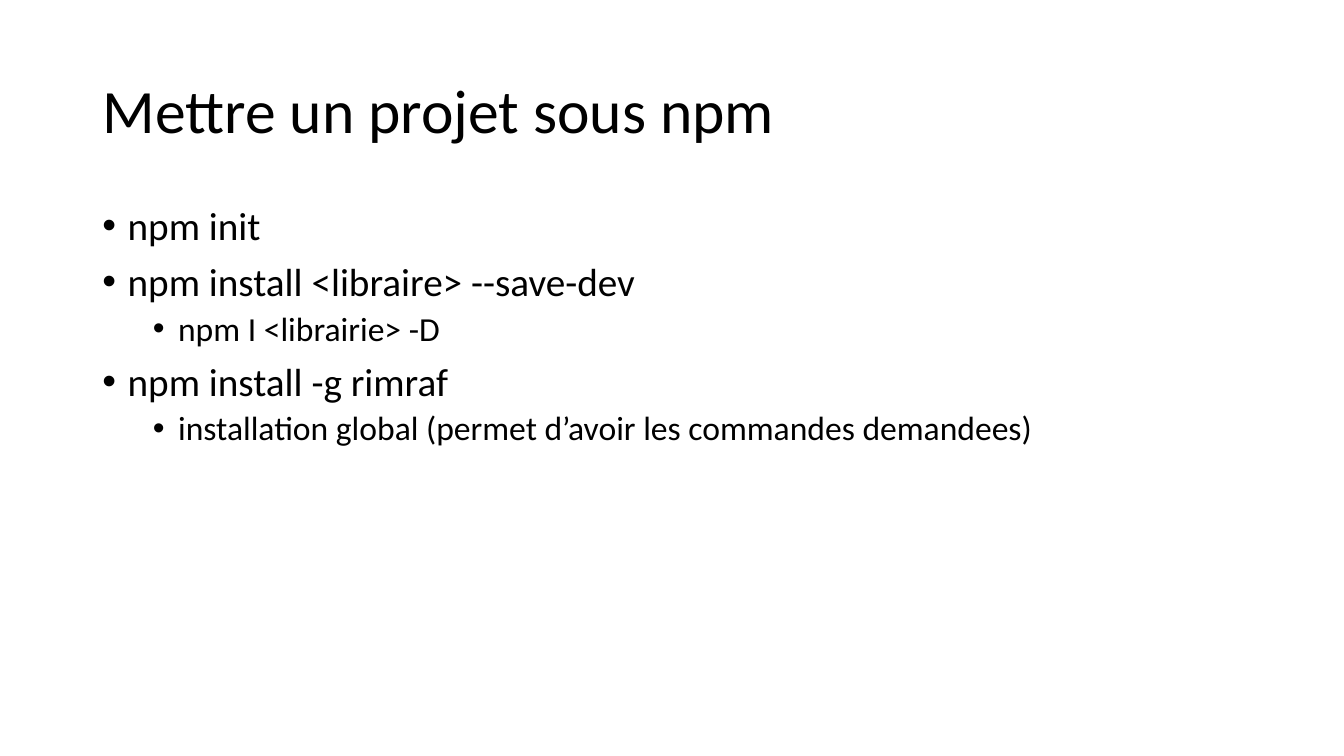
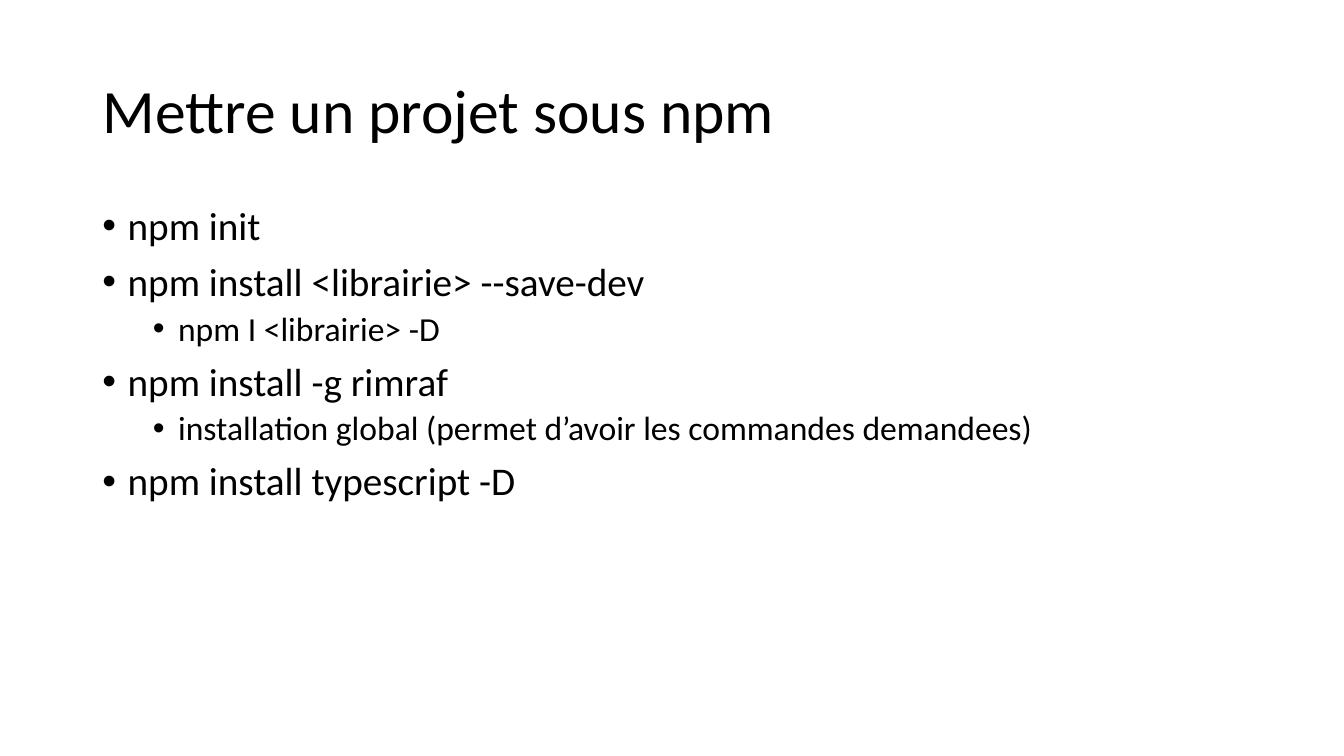
Before and after one commit to jlg-formation/jaocv1-juin-2022, a slide deck: slide 12 of Notes.pptx. Drawn at 1344x756 pixels with LibreOffice and Linux fonts; fonts in the diff are those of the drawing. Boxes give left, top, right and bottom in pixels: in the first picture for what was removed or moved away, otherwise in the second. Text is boxed around its words. In the diff, an @@ line names an element or a change of style, - is before the commit and + after.

Commit message:
doc: added final pptx

```diff
--- a/Notes.pptx
+++ b/Notes.pptx
@@ text at (x1=128, y1=268, x2=645, y2=303): text changed @@
-• npm install <libraire> --save-dev
+• npm install <librairie> --save-dev
@@ text at (x1=128, y1=467, x2=515, y2=502): paragraph added @@
+• npm install typescript -D
```
Also in this commit, not shown: 2 other slides changed, 3 slides added.
